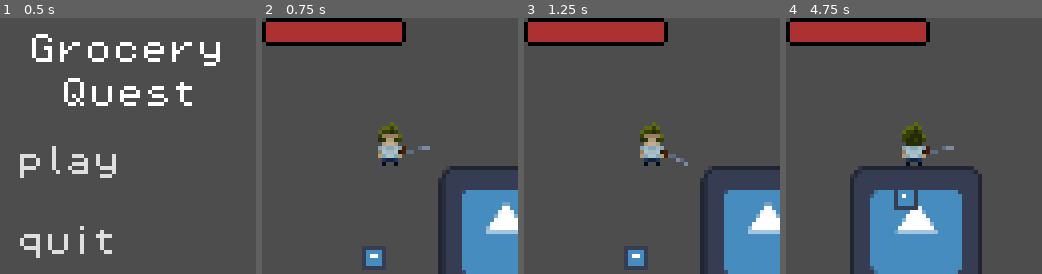
Above: before the commit, frames 1-4 (left to right).
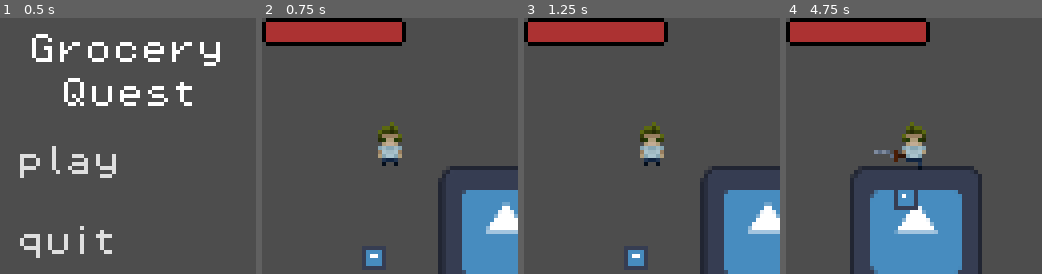
Above: after the commit, the same moments.

Repository: GaetanoRe/GroceryQuest
Game: Godot game, scene res://scenes/UI/main_menu.tscn
Same seed, same stepped clock (60 frames per second), same inputs: the game is played once before the commit and once after it. The engine's default icon, where the game draws it, is replaced by a stand-in: a white triangle on a blue panel in a dark square.
Inputs (mouse positions are in pixels of both pictures, inside the frame that each line leads up to):
- Up to frame 1 (0.5 s): no input
- Up to frame 2 (0.75 s): click "play" at 0.5 s
- Up to frame 3 (1.25 s): no input
- Up to frame 4 (4.75 s): move the mouse to (970, 133) at 1.27 s; press the mouse at (970, 133) at 1.28 s; hold D (walk_right) 1.28-2.03 s; move the mouse to (862, 158) at 2.02 s; release the mouse at (862, 158) at 2.03 s; hold S (walk_down) 2.03-2.78 s; click (862, 158) at 2.1 s; move the mouse to (939, 89) at 2.77 s; press the mouse at (939, 89) at 2.78 s; hold D (walk_right) 2.78-3.53 s; move the mouse to (901, 197) at 3.52 s; release the mouse at (901, 197) at 3.53 s; hold W (walk_up) 3.53-4.28 s; click (901, 197) at 3.6 s; move the mouse to (990, 184) at 4.27 s; press the mouse at (990, 184) at 4.28 s; hold A (walk_left) from 4.28 s (still down)

Frame 1 is identical in both runs. In frame 2, 0.2% of the frame differs, in the area x 53-66%, y 50-54%; in frame 3, 0.2%; in frame 4, 1.0%, in the area x 34-66%, y 40-60%.

Commit message:
added attack damage on enemies and animatio

Diff:
--- a/scenes/enemy.gd
+++ b/scenes/enemy.gd
@@ -5,6 +5,7 @@
 var player = null
 var health = 100
 var player_in_range = false
+var can_take_damage = true
 
 
 
@@ -41,7 +42,15 @@
 
 func deal_with_damage():
 	if player_in_range and global.player_current_attack == true:
-		health = health - 20
-		print("slimehealth =", health)
-		if health <= 0:
-			self.queue_free()
+		if can_take_damage == true:
+			health = health - 20
+			$take_damage_cooldown.start()
+			can_take_damage = false
+			print("slimehealth =", health)
+			if health <= 0:
+				self.queue_free()
+
+
+
+func _on_take_damage_cooldown_timeout():
+	can_take_damage = true
--- a/scenes/enemy.tscn
+++ b/scenes/enemy.tscn
@@ -37,7 +37,11 @@
 [node name="CollisionShape2D" type="CollisionShape2D" parent="enemy_hitbox"]
 shape = SubResource("CircleShape2D_qp3fx")
 
+[node name="take_damage_cooldown" type="Timer" parent="."]
+wait_time = 0.4
+
 [connection signal="body_entered" from="detection_area" to="." method="_on_detection_area_body_entered"]
 [connection signal="body_exited" from="detection_area" to="." method="_on_detection_area_body_exited"]
 [connection signal="body_entered" from="enemy_hitbox" to="." method="_on_enemy_hitbox_body_entered"]
 [connection signal="body_exited" from="enemy_hitbox" to="." method="_on_enemy_hitbox_body_exited"]
+[connection signal="timeout" from="take_damage_cooldown" to="." method="_on_take_damage_cooldown_timeout"]
--- a/scenes/player/player.tscn
+++ b/scenes/player/player.tscn
@@ -8,6 +8,22 @@
 atlas = ExtResource("2_5jf2e")
 region = Rect2(96, 0, 32, 32)
 
+[sub_resource type="AtlasTexture" id="AtlasTexture_0lj3a"]
+atlas = ExtResource("2_5jf2e")
+region = Rect2(96, 0, 32, 32)
+
+[sub_resource type="AtlasTexture" id="AtlasTexture_h6jgc"]
+atlas = ExtResource("2_5jf2e")
+region = Rect2(96, 0, 32, 32)
+
+[sub_resource type="AtlasTexture" id="AtlasTexture_dhhsq"]
+atlas = ExtResource("2_5jf2e")
+region = Rect2(128, 0, 32, 32)
+
+[sub_resource type="AtlasTexture" id="AtlasTexture_4tpjt"]
+atlas = ExtResource("2_5jf2e")
+region = Rect2(160, 0, 32, 32)
+
 [sub_resource type="AtlasTexture" id="AtlasTexture_272gv"]
 atlas = ExtResource("2_5jf2e")
 region = Rect2(0, 0, 32, 32)
@@ -45,6 +61,28 @@
 "loop": true,
 "name": &"down_idle",
 "speed": 5.0
+}, {
+"frames": [{
+"duration": 1.0,
+"texture": SubResource("AtlasTexture_0lj3a")
+}],
+"loop": true,
+"name": &"side_idle",
+"speed": 5.0
+}, {
+"frames": [{
+"duration": 1.0,
+"texture": SubResource("AtlasTexture_h6jgc")
+}, {
+"duration": 1.0,
+"texture": SubResource("AtlasTexture_dhhsq")
+}, {
+"duration": 1.0,
+"texture": SubResource("AtlasTexture_4tpjt")
+}],
+"loop": true,
+"name": &"side_walk",
+"speed": 10.0
 }, {
 "frames": [{
 "duration": 1.0,
@@ -88,6 +126,33 @@
 
 [sub_resource type="CircleShape2D" id="CircleShape2D_2tflk"]
 radius = 6.0
+
+[sub_resource type="Animation" id="Animation_m1hyp"]
+length = 0.001
+tracks/0/type = "value"
+tracks/0/imported = false
+tracks/0/enabled = true
+tracks/0/path = NodePath("melee_weapons/sword_side:position")
+tracks/0/interp = 1
+tracks/0/loop_wrap = true
+tracks/0/keys = {
+"times": PackedFloat32Array(0),
+"transitions": PackedFloat32Array(1),
+"update": 0,
+"values": [Vector2(7, 3)]
+}
+tracks/1/type = "value"
+tracks/1/imported = false
+tracks/1/enabled = true
+tracks/1/path = NodePath("melee_weapons/sword_side:rotation")
+tracks/1/interp = 1
+tracks/1/loop_wrap = true
+tracks/1/keys = {
+"times": PackedFloat32Array(0),
+"transitions": PackedFloat32Array(1),
+"update": 0,
+"values": [0.0142999]
+}
 
 [sub_resource type="Animation" id="Animation_aelxx"]
 resource_name = "sword_swing"
@@ -96,7 +161,7 @@
 tracks/0/type = "value"
 tracks/0/imported = false
 tracks/0/enabled = true
-tracks/0/path = NodePath("melee_weapons/sword:position")
+tracks/0/path = NodePath("melee_weapons/sword_side:position")
 tracks/0/interp = 1
 tracks/0/loop_wrap = true
 tracks/0/keys = {
@@ -108,7 +173,7 @@
 tracks/1/type = "value"
 tracks/1/imported = false
 tracks/1/enabled = true
-tracks/1/path = NodePath("melee_weapons/sword:rotation")
+tracks/1/path = NodePath("melee_weapons/sword_side:rotation")
 tracks/1/interp = 1
 tracks/1/loop_wrap = true
 tracks/1/keys = {
@@ -116,33 +181,6 @@
 "transitions": PackedFloat32Array(1, 1, 1),
 "update": 0,
 "values": [-1.18941, 0.0419603, 1.23307]
-}
-
-[sub_resource type="Animation" id="Animation_m1hyp"]
-length = 0.001
-tracks/0/type = "value"
-tracks/0/imported = false
-tracks/0/enabled = true
-tracks/0/path = NodePath("melee_weapons/sword:position")
-tracks/0/interp = 1
-tracks/0/loop_wrap = true
-tracks/0/keys = {
-"times": PackedFloat32Array(0),
-"transitions": PackedFloat32Array(1),
-"update": 0,
-"values": [Vector2(7, 3)]
-}
-tracks/1/type = "value"
-tracks/1/imported = false
-tracks/1/enabled = true
-tracks/1/path = NodePath("melee_weapons/sword:rotation")
-tracks/1/interp = 1
-tracks/1/loop_wrap = true
-tracks/1/keys = {
-"times": PackedFloat32Array(0),
-"transitions": PackedFloat32Array(1),
-"update": 0,
-"values": [0.0142999]
 }
 
 [sub_resource type="AnimationLibrary" id="AnimationLibrary_sq6yn"]
@@ -151,15 +189,204 @@
 "sword_swing": SubResource("Animation_aelxx")
 }
 
+[sub_resource type="AnimationRootNode" id="AnimationRootNode_ae62l"]
+
+[sub_resource type="Animation" id="Animation_xd3vl"]
+resource_name = "sword_up"
+length = 0.4
+loop_mode = 1
+tracks/0/type = "value"
+tracks/0/imported = false
+tracks/0/enabled = true
+tracks/0/path = NodePath(".:position")
+tracks/0/interp = 1
+tracks/0/loop_wrap = true
+tracks/0/keys = {
+"times": PackedFloat32Array(0, 0.4),
+"transitions": PackedFloat32Array(1, 1),
+"update": 0,
+"values": [Vector2(2, -7), Vector2(-2, -4)]
+}
+tracks/1/type = "value"
+tracks/1/imported = false
+tracks/1/enabled = true
+tracks/1/path = NodePath(".:rotation")
+tracks/1/interp = 1
+tracks/1/loop_wrap = true
+tracks/1/keys = {
+"times": PackedFloat32Array(0, 0.4),
+"transitions": PackedFloat32Array(1, 1),
+"update": 0,
+"values": [1.23737, -1.40447]
+}
+
+[sub_resource type="Animation" id="Animation_pk0ns"]
+length = 0.001
+tracks/0/type = "value"
+tracks/0/imported = false
+tracks/0/enabled = true
+tracks/0/path = NodePath(".:position")
+tracks/0/interp = 1
+tracks/0/loop_wrap = true
+tracks/0/keys = {
+"times": PackedFloat32Array(0),
+"transitions": PackedFloat32Array(1),
+"update": 0,
+"values": [Vector2(2, -7)]
+}
+tracks/1/type = "value"
+tracks/1/imported = false
+tracks/1/enabled = true
+tracks/1/path = NodePath(".:rotation")
+tracks/1/interp = 1
+tracks/1/loop_wrap = true
+tracks/1/keys = {
+"times": PackedFloat32Array(0),
+"transitions": PackedFloat32Array(1),
+"update": 0,
+"values": [1.23737]
+}
+
+[sub_resource type="AnimationLibrary" id="AnimationLibrary_c163x"]
+_data = {
+"RESET": SubResource("Animation_pk0ns"),
+"sword_up": SubResource("Animation_xd3vl")
+}
+
+[sub_resource type="Animation" id="Animation_2284k"]
+resource_name = "sword_down"
+length = 0.4
+loop_mode = 1
+tracks/0/type = "value"
+tracks/0/imported = false
+tracks/0/enabled = true
+tracks/0/path = NodePath(".:position")
+tracks/0/interp = 1
+tracks/0/loop_wrap = true
+tracks/0/keys = {
+"times": PackedFloat32Array(0, 0.2, 0.4),
+"transitions": PackedFloat32Array(1, 1, 1),
+"update": 0,
+"values": [Vector2(-2, 4), Vector2(1, 5), Vector2(2, 2)]
+}
+tracks/1/type = "value"
+tracks/1/imported = false
+tracks/1/enabled = true
+tracks/1/path = NodePath(".:rotation")
+tracks/1/interp = 1
+tracks/1/loop_wrap = true
+tracks/1/keys = {
+"times": PackedFloat32Array(0, 0.2, 0.4),
+"transitions": PackedFloat32Array(1, 1, 1),
+"update": 0,
+"values": [-1.69083, -3.15865, -4.62646]
+}
+
+[sub_resource type="Animation" id="Animation_se0c2"]
+length = 0.001
+tracks/0/type = "value"
+tracks/0/imported = false
+tracks/0/enabled = true
+tracks/0/path = NodePath(".:position")
+tracks/0/interp = 1
+tracks/0/loop_wrap = true
+tracks/0/keys = {
+"times": PackedFloat32Array(0),
+"transitions": PackedFloat32Array(1),
+"update": 0,
+"values": [Vector2(-2, 4)]
+}
+tracks/1/type = "value"
+tracks/1/imported = false
+tracks/1/enabled = true
+tracks/1/path = NodePath(".:rotation")
+tracks/1/interp = 1
+tracks/1/loop_wrap = true
+tracks/1/keys = {
+"times": PackedFloat32Array(0),
+"transitions": PackedFloat32Array(1),
+"update": 0,
+"values": [-1.69083]
+}
+
+[sub_resource type="AnimationLibrary" id="AnimationLibrary_26fte"]
+_data = {
+"RESET": SubResource("Animation_se0c2"),
+"sword_down": SubResource("Animation_2284k")
+}
+
+[sub_resource type="Animation" id="Animation_v6r3r"]
+resource_name = "sword left"
+length = 0.4
+loop_mode = 1
+tracks/0/type = "value"
+tracks/0/imported = false
+tracks/0/enabled = true
+tracks/0/path = NodePath(".:position")
+tracks/0/interp = 1
+tracks/0/loop_wrap = true
+tracks/0/keys = {
+"times": PackedFloat32Array(0, 0.2, 0.4),
+"transitions": PackedFloat32Array(1, 1, 1),
+"update": 0,
+"values": [Vector2(-5, 1), Vector2(-5, 4), Vector2(-2, 5)]
+}
+tracks/1/type = "value"
+tracks/1/imported = false
+tracks/1/enabled = true
+tracks/1/path = NodePath(".:rotation")
+tracks/1/interp = 1
+tracks/1/loop_wrap = true
+tracks/1/keys = {
+"times": PackedFloat32Array(0, 0.2, 0.4),
+"transitions": PackedFloat32Array(1, 1, 1),
+"update": 0,
+"values": [-0.266579, -1.53831, -2.81005]
+}
+
+[sub_resource type="Animation" id="Animation_w7bu8"]
+length = 0.001
+tracks/0/type = "value"
+tracks/0/imported = false
+tracks/0/enabled = true
+tracks/0/path = NodePath(".:position")
+tracks/0/interp = 1
+tracks/0/loop_wrap = true
+tracks/0/keys = {
+"times": PackedFloat32Array(0),
+"transitions": PackedFloat32Array(1),
+"update": 0,
+"values": [Vector2(-5, 1)]
+}
+tracks/1/type = "value"
+tracks/1/imported = false
+tracks/1/enabled = true
+tracks/1/path = NodePath(".:rotation")
+tracks/1/interp = 1
+tracks/1/loop_wrap = true
+tracks/1/keys = {
+"times": PackedFloat32Array(0),
+"transitions": PackedFloat32Array(1),
+"update": 0,
+"values": [-0.266579]
+}
+
+[sub_resource type="AnimationLibrary" id="AnimationLibrary_nsk8x"]
+_data = {
+"RESET": SubResource("Animation_w7bu8"),
+"sword left": SubResource("Animation_v6r3r")
+}
+
 [node name="Player" type="CharacterBody2D" groups=["player"]]
 collision_layer = 3
 collision_mask = 3
 script = ExtResource("1_brhwy")
+metadata/_edit_group_ = true
 
 [node name="character_sprite" type="AnimatedSprite2D" parent="."]
 texture_filter = 1
 sprite_frames = SubResource("SpriteFrames_0vrdj")
-animation = &"down_idle"
+animation = &"side_walk"
 
 [node name="CollisionShape2D" type="CollisionShape2D" parent="."]
 light_mask = 3
@@ -178,7 +405,7 @@
 [node name="melee_weapons" type="Node2D" parent="."]
 texture_filter = 1
 
-[node name="sword" type="Sprite2D" parent="melee_weapons"]
+[node name="sword_side" type="Sprite2D" parent="melee_weapons"]
 position = Vector2(7, 3)
 rotation = 0.0142999
 scale = Vector2(0.8, 0.8)
@@ -186,15 +413,64 @@
 region_enabled = true
 region_rect = Rect2(8, 16, 24, 8)
 
-[node name="AnimationPlayer" type="AnimationPlayer" parent="melee_weapons/sword"]
+[node name="swordanimation" type="AnimationPlayer" parent="melee_weapons/sword_side"]
 root_node = NodePath("../../..")
 libraries = {
 "": SubResource("AnimationLibrary_sq6yn")
 }
 autoplay = "sword_swing"
 
+[node name="AnimationTree" type="AnimationTree" parent="melee_weapons/sword_side"]
+tree_root = SubResource("AnimationRootNode_ae62l")
+advance_expression_base_node = NodePath("../swordanimation")
+
+[node name="sword_up" type="Sprite2D" parent="melee_weapons"]
+texture_filter = 1
+position = Vector2(2, -7)
+rotation = 1.23737
+scale = Vector2(0.8, 0.8)
+texture = ExtResource("3_ecgo6")
+region_enabled = true
+region_rect = Rect2(72, 8, 8, 16)
+
+[node name="AnimationPlayer" type="AnimationPlayer" parent="melee_weapons/sword_up"]
+libraries = {
+"": SubResource("AnimationLibrary_c163x")
+}
+autoplay = "sword_up"
+
+[node name="sword_down" type="Sprite2D" parent="melee_weapons"]
+position = Vector2(-2, 4)
+rotation = -1.69083
+scale = Vector2(0.8, 0.8)
+texture = ExtResource("3_ecgo6")
+region_enabled = true
+region_rect = Rect2(72, 8, 8, 16)
+
+[node name="AnimationPlayer" type="AnimationPlayer" parent="melee_weapons/sword_down"]
+libraries = {
+"": SubResource("AnimationLibrary_26fte")
+}
+autoplay = "sword_down"
+
+[node name="sword_left" type="Sprite2D" parent="melee_weapons"]
+position = Vector2(-5, 1)
+rotation = -0.266579
+scale = Vector2(0.8, 0.8)
+texture = ExtResource("3_ecgo6")
+region_enabled = true
+region_rect = Rect2(72, 8, 8, 16)
+
+[node name="AnimationPlayer" type="AnimationPlayer" parent="melee_weapons/sword_left"]
+libraries = {
+"": SubResource("AnimationLibrary_nsk8x")
+}
+autoplay = "sword left"
+
 [node name="deal_attack_timer" type="Timer" parent="."]
+wait_time = 0.4
 
 [connection signal="body_entered" from="PlayerHurtbox" to="." method="_on_player_hurtbox_body_entered"]
 [connection signal="body_exited" from="PlayerHurtbox" to="." method="_on_player_hurt4box_body_exited"]
 [connection signal="timeout" from="AttackCooldown" to="." method="_on_attack_cooldown_timeout"]
+[connection signal="timeout" from="deal_attack_timer" to="." method="_on_deal_attack_timer_timeout"]
--- a/scripts/player/player.gd
+++ b/scripts/player/player.gd
@@ -10,7 +10,6 @@
 var health = 100
 var player_alive = true
 var current_dir = "none"
-
 var attack_ip = false
 
 var spawn_loc : Vector2
@@ -21,7 +20,10 @@
 func _ready():
 	spawn_loc = Vector2.ZERO
 	# somehow, make it spawn...
-	pass
+	$melee_weapons/sword_up.visible = false
+	$melee_weapons/sword_side.visible = false
+	$melee_weapons/sword_down.visible = false
+	$melee_weapons/sword_left.visible = false
 
 func _process(delta):
 	pass
@@ -39,17 +41,16 @@
 	elif Input.is_action_pressed("walk_down"):
 		current_dir = "down"
 		player_animation(1)
+	elif Input.is_action_pressed("walk_right"):
+		current_dir = "right"
+		player_animation(1)
+	elif Input.is_action_pressed("walk_left"):
+		current_dir = "left"
+		player_animation(1)
 	else:
 		player_animation(0)
 
-#We will add these when we get the side walk animation
-	#elif Input.is_action_pressed("walk_right"):
-		#current_dir = "right"
-		#player_animation(1)
-	#elif Input.is_action_pressed("walk_left"):
-		#current_dir = "left"
-		#player_animation(1)
-
+	attack()
 	enemy_attack()
 	move_and_slide()
 
@@ -65,19 +66,19 @@
 	var anim = $character_sprite
 
 	#Animation for left and right
-	#if dir == "right":
-		#anim.flip_h = false
-		#if movement == 1:
-			#anim.play("side_walk")
-		#elif movement == 0:
-			#anim.play("side_idle")
+	if dir == "right":
+		anim.flip_h = false
+		if movement == 1:
+			anim.play("side_walk")
+		elif movement == 0:
+			anim.play("side_idle")
 
-	#if dir == "left":
-		#anim.flip_h = true
-		#if movement == 1:
-			#anim.play("side_walk")
-		#elif movement == 0:
-			#anim.play("side_idle")
+	if dir == "left":
+		anim.flip_h = true
+		if movement == 1:
+			anim.play("side_walk")
+		elif movement == 0:
+			anim.play("side_idle")
 
 	if dir == "up":
 		if movement == 1:
@@ -114,9 +115,18 @@
 	if Input.is_action_pressed("attack"):
 		global.player_current_attack = true
 		attack_ip = true
-
-
-
+		if dir == "right":
+			$melee_weapons/sword_side.visible = true
+			$deal_attack_timer.start()
+		if dir == "left":
+			$melee_weapons/sword_left.visible = true
+			$deal_attack_timer.start()
+		if dir == "up":
+			$melee_weapons/sword_up.visible = true
+			$deal_attack_timer.start()
+		if dir == "down":
+			$melee_weapons/sword_down.visible = true
+			$deal_attack_timer.start()
 
 
 
@@ -128,3 +138,14 @@
 func _on_player_hurt4box_body_exited(body):
 	if body.has_method("enemy"):
 		enemy_in_range = false
+
+
+
+func _on_deal_attack_timer_timeout():
+	$deal_attack_timer.stop()
+	$melee_weapons/sword_up.visible = false
+	$melee_weapons/sword_side.visible = false
+	$melee_weapons/sword_down.visible = false
+	$melee_weapons/sword_left.visible = false
+	global.player_current_attack = false
+	attack_ip = false
Not shown: 1 places in scenes/player/player.tscn that only renumber resources
